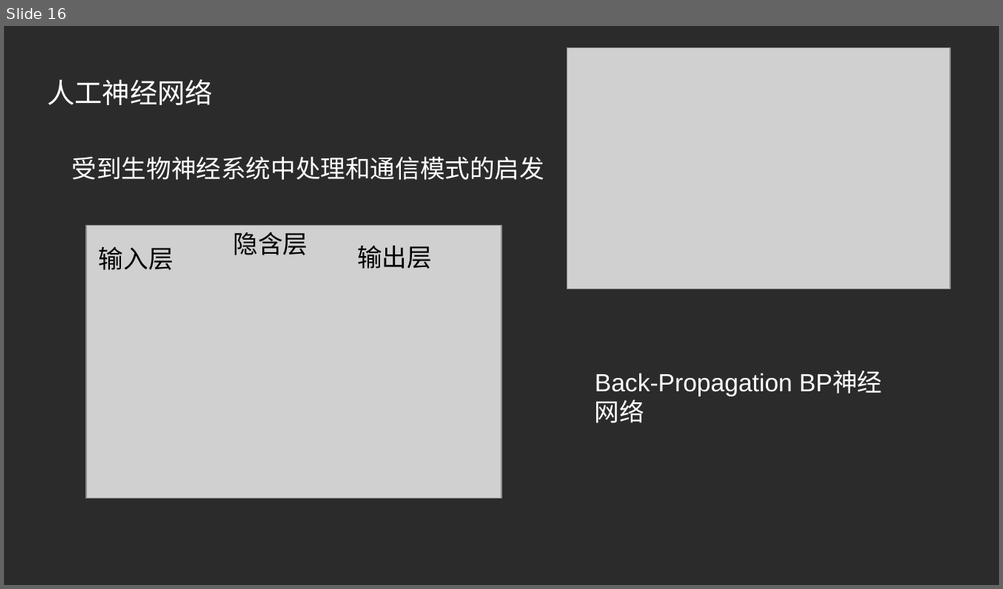
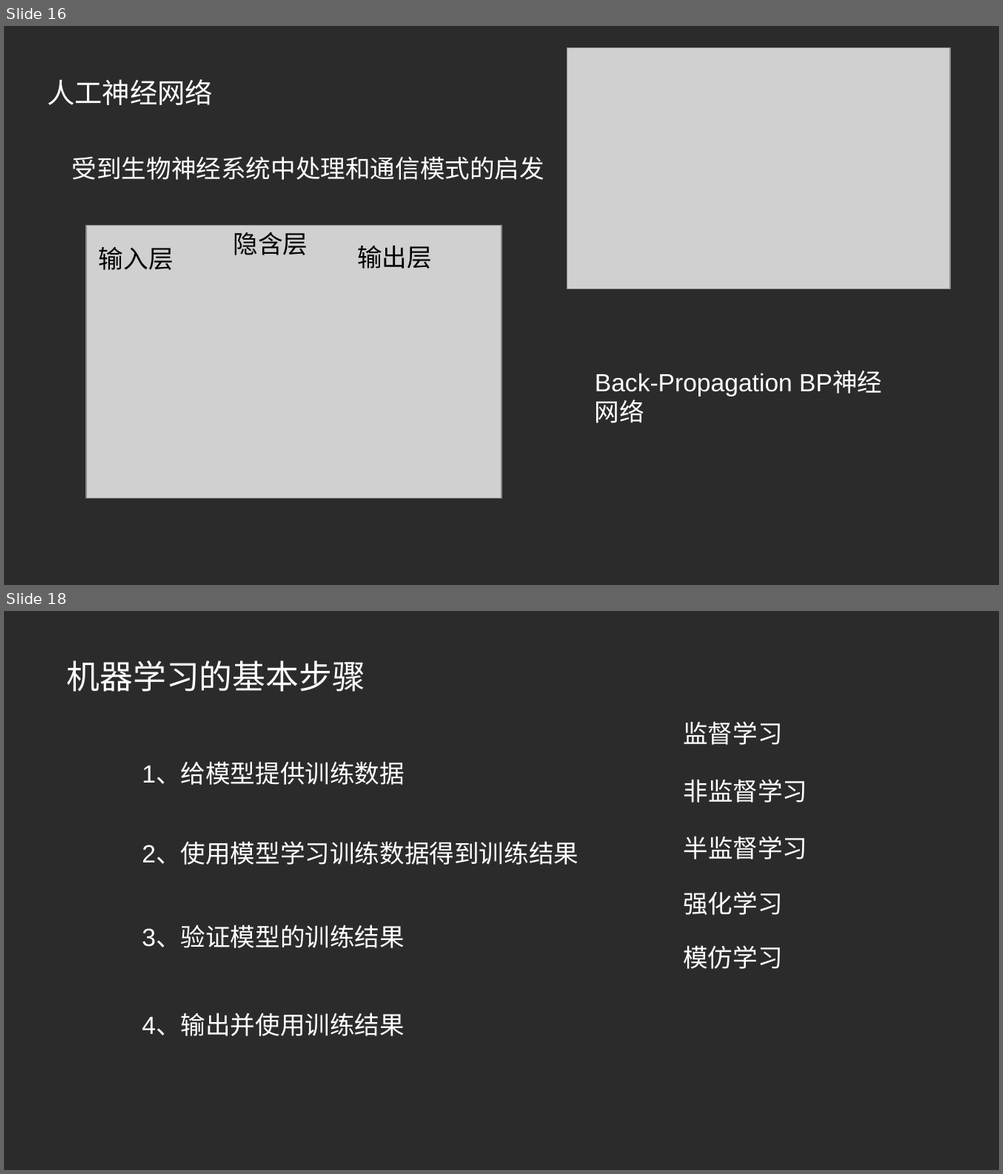
Before and after one commit to JudgementAngel/Notes, a slide deck: Other/人工智能和游戏.pptx. Shown one above the other, each under a label of ours: slide 16 before the commit, slides 16 and 18 after it; the slides between them are not shown. The pictures are 1003x589 and 1003x1174 pixels, drawn with LibreOffice and Linux fonts; fonts in the diff are those of the drawing; grey boxes stand for pictures; background and template pictures are left out; a plain dark background stands for a picture behind light text. Boxes give left, top, right and bottom in pixels: in the first picture for what was removed or moved away, otherwise in the second. Text is boxed around its words. In the diff, an @@ line names an element or a change of style, - is before the commit and + after.

```diff
--- a/Other/人工智能和游戏.pptx
+++ b/Other/人工智能和游戏.pptx
@@ slide 18 added at (4, 611, 999, 1170), background picture (left out) @@
@@ text added at (67, 661, 365, 692), 24 pt, text #FFFFFF @@
+机器学习的基本步骤
@@ text added at (683, 721, 782, 745), 18 pt, text #FFFFFF @@
+监督学习
@@ text added at (142, 763, 404, 785), 18 pt, text #FFFFFF @@
+1、给模型提供训练数据
@@ text added at (683, 779, 807, 803), 18 pt, text #FFFFFF @@
+非监督学习
@@ text added at (142, 843, 578, 865), 18 pt, text #FFFFFF @@
+2、使用模型学习训练数据得到训练结果
@@ text added at (683, 836, 807, 860), 18 pt, text #FFFFFF @@
+半监督学习
@@ text added at (683, 891, 782, 915), 18 pt, text #FFFFFF @@
+强化学习
@@ text added at (142, 926, 404, 948), 18 pt, text #FFFFFF @@
+3、验证模型的训练结果
@@ text added at (683, 945, 782, 969), 18 pt, text #FFFFFF @@
+模仿学习
@@ text added at (142, 1014, 404, 1037), 18 pt, text #FFFFFF @@
+4、输出并使用训练结果
```
Also in this commit, not shown: 2 slides changed, 2 other slides added, 1 other file.
